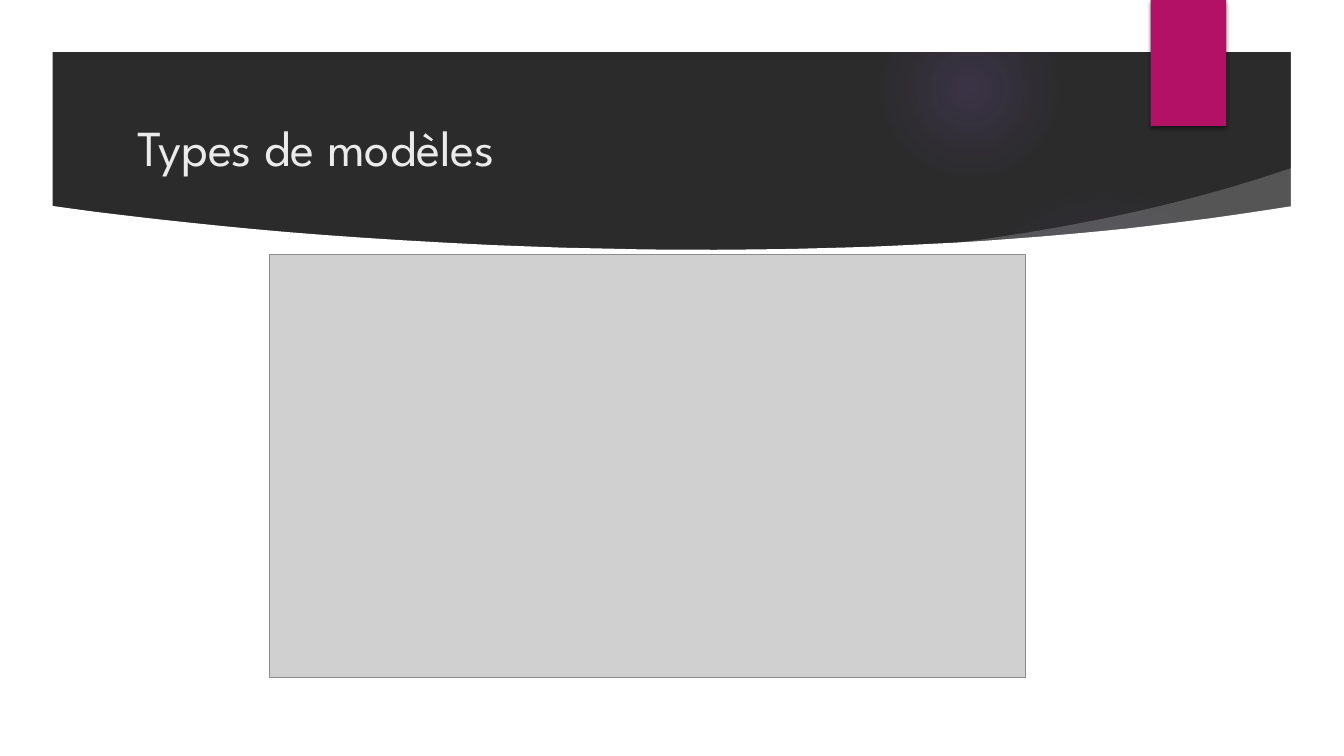
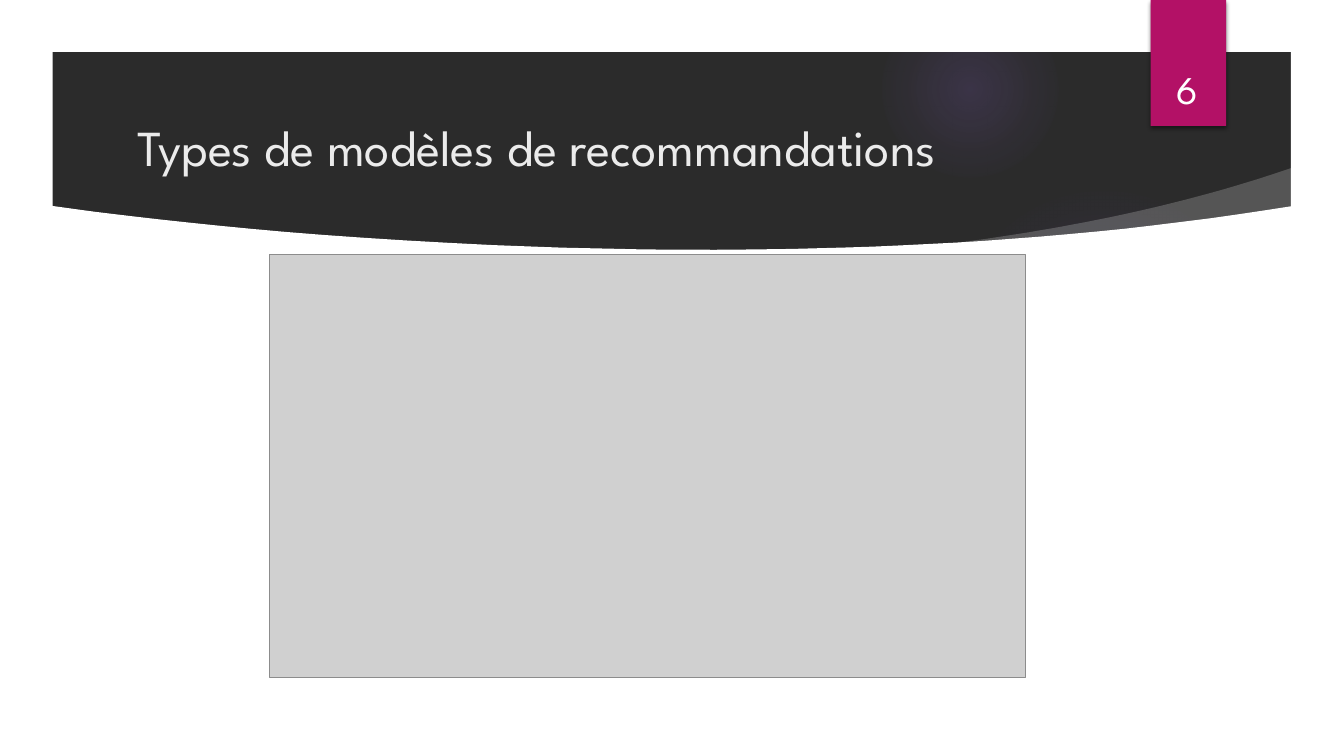
Before and after one commit to ThibaultDieudonne/Book-Recommendation-App, a slide deck: slide 6 of P9_01_Présentation.pptx. Drawn at 1344x756 pixels with LibreOffice and Linux fonts; fonts in the diff are those of the drawing; grey boxes stand for pictures; background and template pictures are left out; a plain dark background stands for a picture behind light text. Boxes give left, top, right and bottom in pixels: in the first picture for what was removed or moved away, otherwise in the second. Text is boxed around its words. In the diff, an @@ line names an element or a change of style, - is before the commit and + after.

```diff
--- a/P9_01_Présentation.pptx
+++ b/P9_01_Présentation.pptx
@@ page number added at box(1177, 78, 1199, 105), 28 pt, text #FFFFFF @@
+6
@@ title at box(137, 131, 936, 177): text changed @@
-Types de modèles
+Types de modèles de recommandations
```
Also in this commit, not shown: 13 other slides changed, 6 other files.
